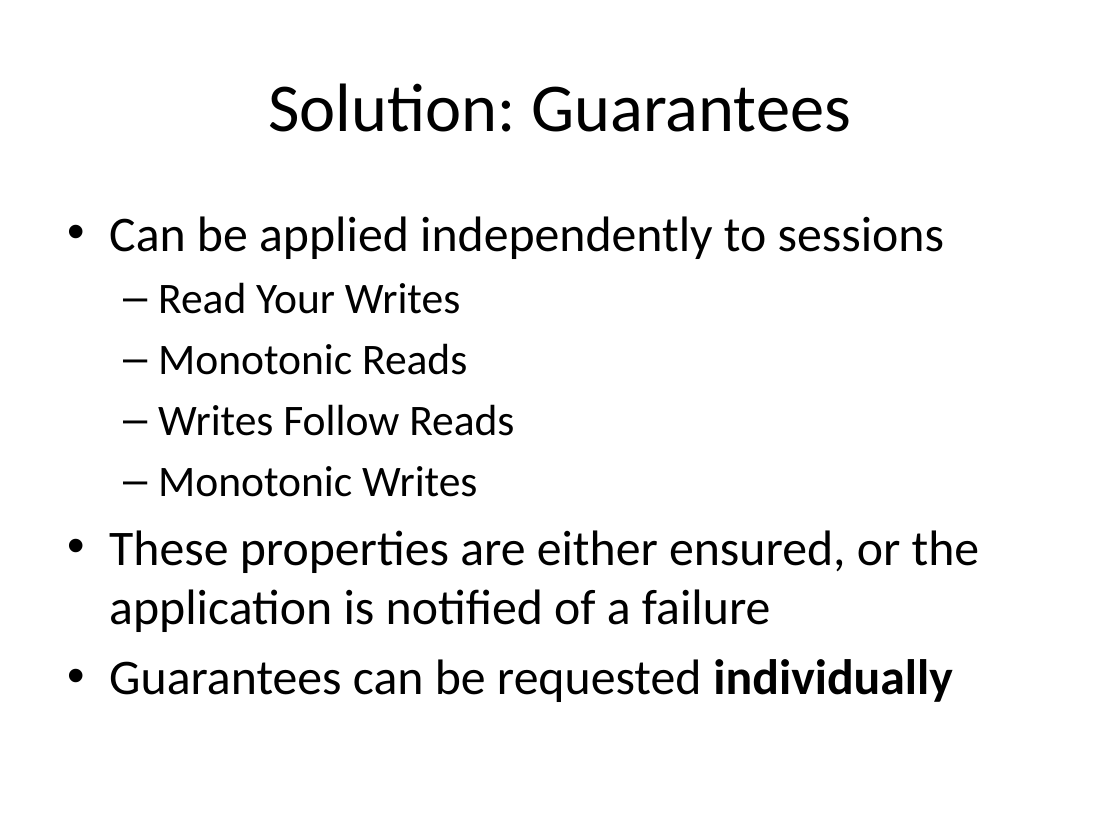
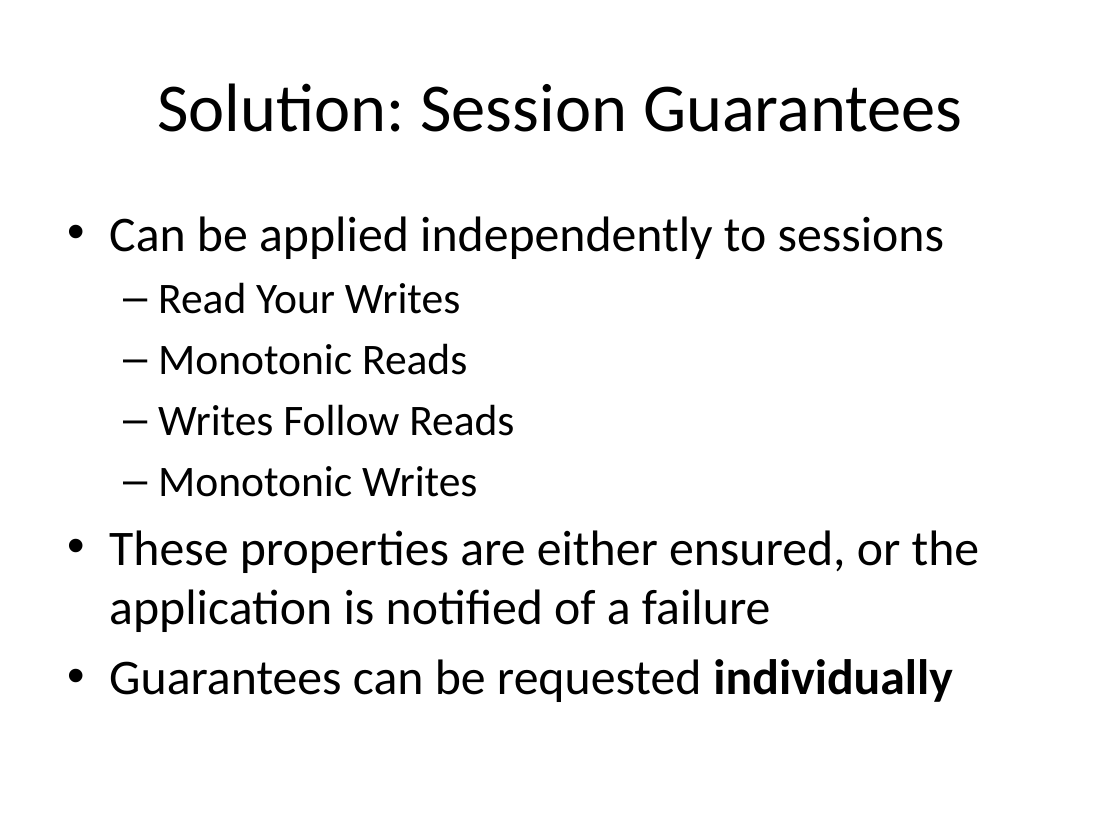
Before and after one commit to balidani/bomberman, a slide deck: slide 6 of presentation/slides_daniel.pptx. Drawn at 1120x840 pixels with LibreOffice and Linux fonts; fonts in the diff are those of the drawing. Boxes give left, top, right and bottom in pixels: in the first picture for what was removed or moved away, otherwise in the second. Text is boxed around its words. In the diff, an @@ line names an element or a change of style, - is before the commit and + after.

```diff
--- a/presentation/slides_daniel.pptx
+++ b/presentation/slides_daniel.pptx
@@ title at (x1=157, y1=83, x2=963, y2=132): text changed @@
-Solution: Guarantees
+Solution: Session Guarantees
```
Also in this commit, not shown: 6 other slides changed.
